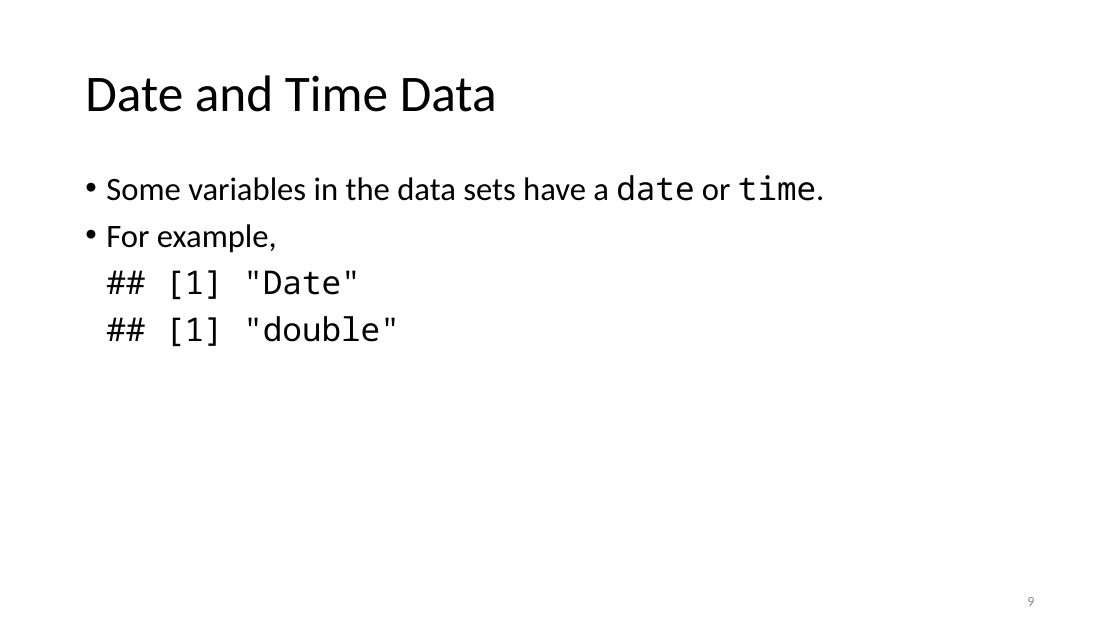
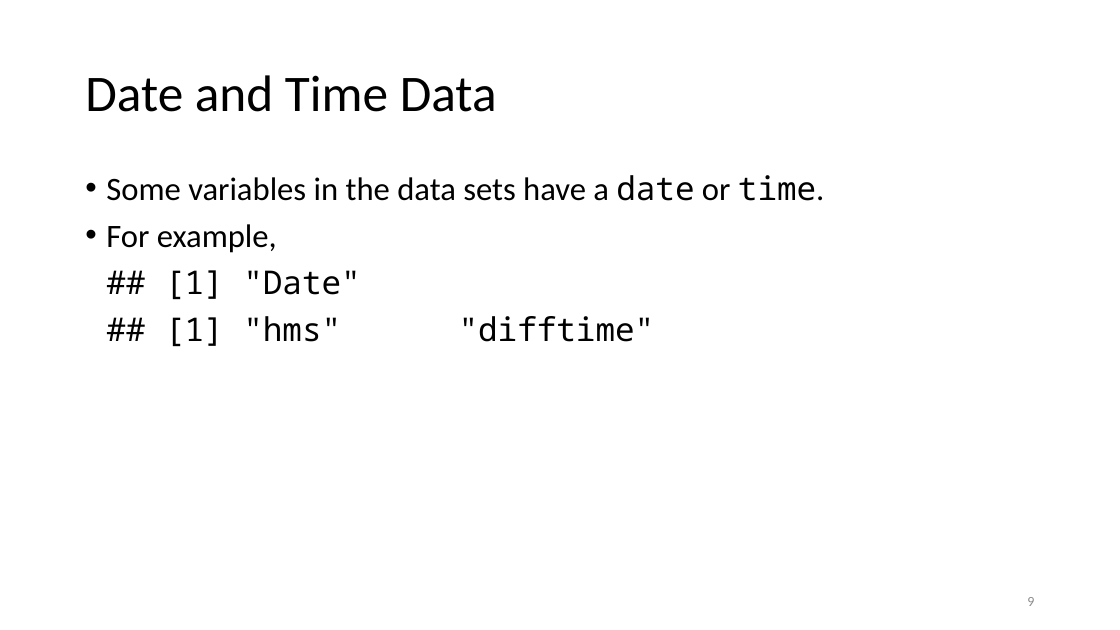
Before and after one commit to jmgraham30/SWBmodules, a slide deck: slide 9 of slides/dates_times_with_r.pptx. Drawn at 1120x630 pixels with LibreOffice and Linux fonts; fonts in the diff are those of the drawing. Boxes give left, top, right and bottom in pixels: in the first picture for what was removed or moved away, otherwise in the second. Text is boxed around its words. In the diff, an @@ line names an element or a change of style, - is before the commit and + after.

```diff
--- a/slides/dates_times_with_r.pptx
+++ b/slides/dates_times_with_r.pptx
@@ text at <box>165,316,655,347</box>: text changed @@
-## [1] "double"
+## [1] "hms" "difftime"
```
Also in this commit, not shown: 1 other slide changed, 1 other file.
